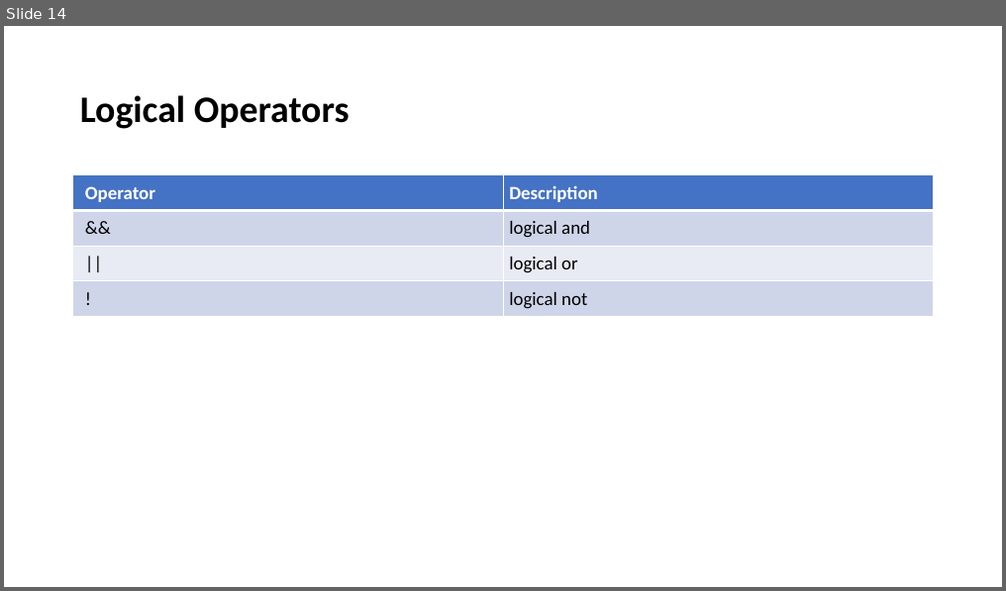
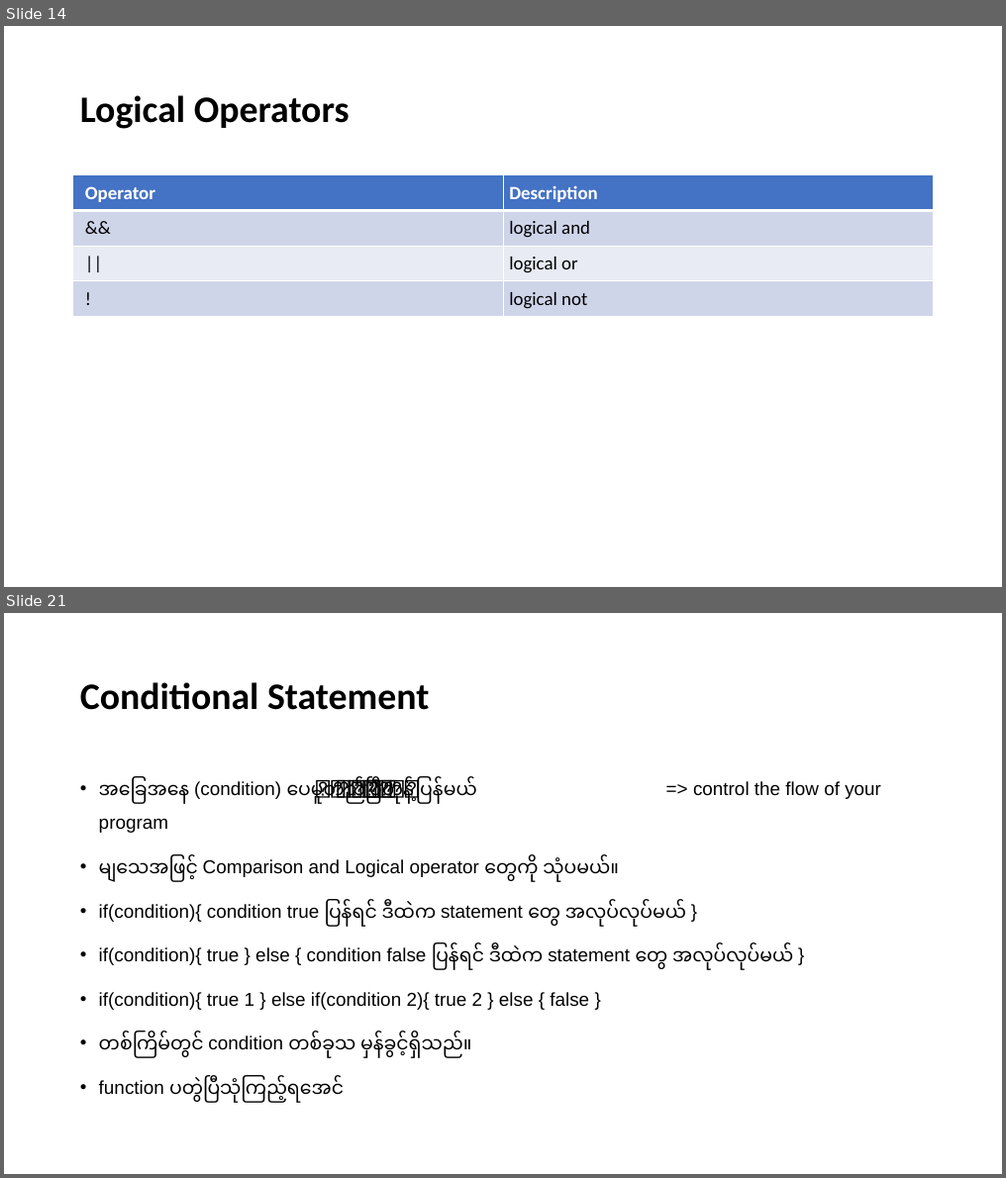
Before and after one commit to yellhtetaung/mmsitbwd4, a slide deck: JavaScript.pptx. Shown one above the other, each under a label of ours: slide 14 before the commit, slides 14 and 21 after it; the slides between them are not shown. The pictures are 1006x591 and 1006x1178 pixels, drawn with LibreOffice and Linux fonts; fonts in the diff are those of the drawing. Boxes give left, top, right and bottom in pixels: in the first picture for what was removed or moved away, otherwise in the second. Text is boxed around its words. In the diff, an @@ line names an element or a change of style, - is before the commit and + after.

```diff
--- a/JavaScript.pptx
+++ b/JavaScript.pptx
@@ slide 21 added at box(4, 613, 1002, 1174), background #FFFFFF @@
@@ title added at box(80, 682, 429, 710), 36 pt, text #000000, bold @@
+Conditional Statement
@@ text added at box(99, 776, 881, 1103), 18 pt, text #000000 @@
+• အခြေအနေ (condition) ပေါ်မူတည်ပြီး တုန့်ပြန်မယ် => control the flow of your program
+• များသောအားဖြင့် Comparison and Logical operator တွေကို သုံးပါမယ်။
+• if(condition){ condition true ပြန်ရင် ဒီထဲက statement တွေ အလုပ်လုပ်မယ် }
+• if(condition){ true } else { condition false ပြန်ရင် ဒီထဲက statement တွေ အလုပ်လုပ်မယ် }
+• if(condition){ true 1 } else if(condition 2){ true 2 } else { false }
+• တစ်ကြိမ်တွင် condition တစ်ခုသာ မှန်ခွင့်ရှိသည်။
+• function ပါတွဲပြီးသုံးကြည့်ရအောင်
```
Also in this commit, not shown: 10 other slides added, 7 other files.
